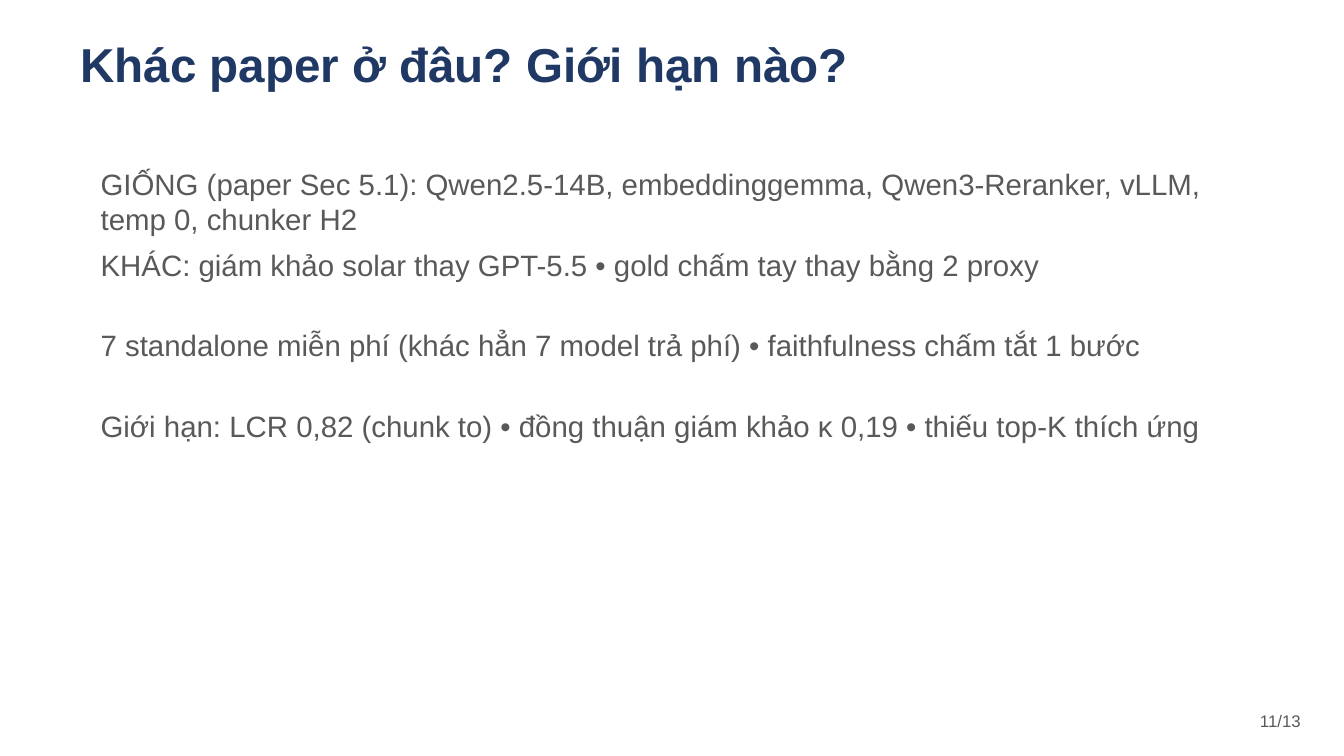
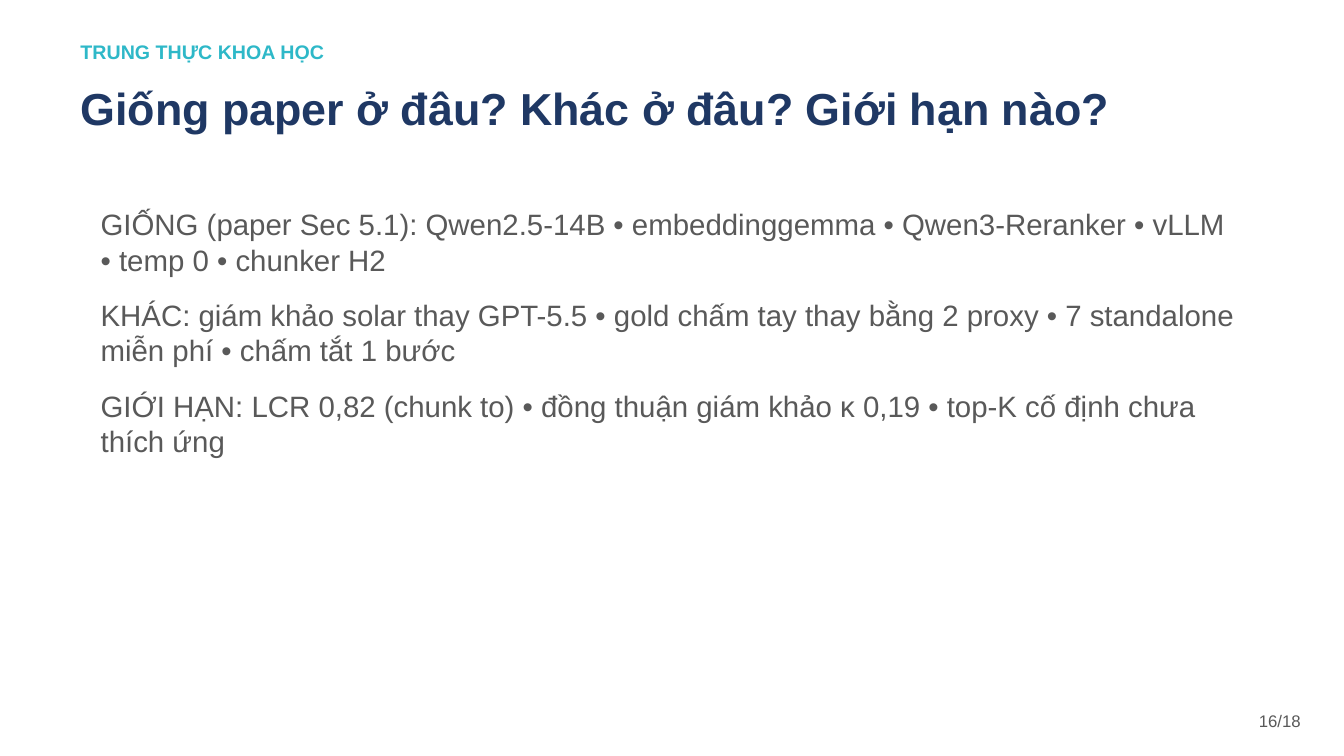
Before and after one commit to ntd25022006q/adgr-reproduction, a slide deck: slide 16 of report/slides_ADGR.pptx (slide 11 before the commit). Drawn at 1344x756 pixels with LibreOffice and Linux fonts; fonts in the diff are those of the drawing. Boxes give left, top, right and bottom in pixels: in the first picture for what was removed or moved away, otherwise in the second. Text is boxed around its words. In the diff, an @@ line names an element or a change of style, - is before the commit and + after.

```diff
--- a/report/slides_ADGR.pptx
+++ b/report/slides_ADGR.pptx
@@ text added at bbox=[80, 45, 324, 63], 14 pt, text #2EB8C8, bold @@
+TRUNG THỰC KHOA HỌC
@@ text at bbox=[80, 90, 1109, 134]: text changed; size 34 to 32 pt @@
-Khác paper ở đâu? Giới hạn nào?
+Giống paper ở đâu? Khác ở đâu? Giới hạn nào?
@@ text at bbox=[101, 212, 1225, 277]: text changed @@
-GIỐNG (paper Sec 5.1): Qwen2.5-14B, embeddinggemma, Qwen3-Reranker, vLLM, temp 0, chunker H2
+GIỐNG (paper Sec 5.1): Qwen2.5-14B • embeddinggemma • Qwen3-Reranker • vLLM • temp 0 • chunker H2
@@ text at bbox=[101, 303, 1234, 367]: text changed @@
-KHÁC: giám khảo solar thay GPT-5.5 • gold chấm tay thay bằng 2 proxy
+KHÁC: giám khảo solar thay GPT-5.5 • gold chấm tay thay bằng 2 proxy • 7 standalone miễn phí • chấm tắt 1 bước
@@ text removed at bbox=[101, 333, 1140, 362] @@
-7 standalone miễn phí (khác hẳn 7 model trả phí) • faithfulness chấm tắt 1 bước
@@ text at bbox=[101, 394, 1195, 458]: text changed @@
-Giới hạn: LCR 0,82 (chunk to) • đồng thuận giám khảo κ 0,19 • thiếu top-K thích ứng
+GIỚI HẠN: LCR 0,82 (chunk to) • đồng thuận giám khảo κ 0,19 • top-K cố định chưa thích ứng
@@ text at bbox=[1259, 715, 1301, 727]: text changed @@
-11/13
+16/18
```
Also in this commit, not shown: 9 other slides changed, 8 slides added, 3 slides removed.
